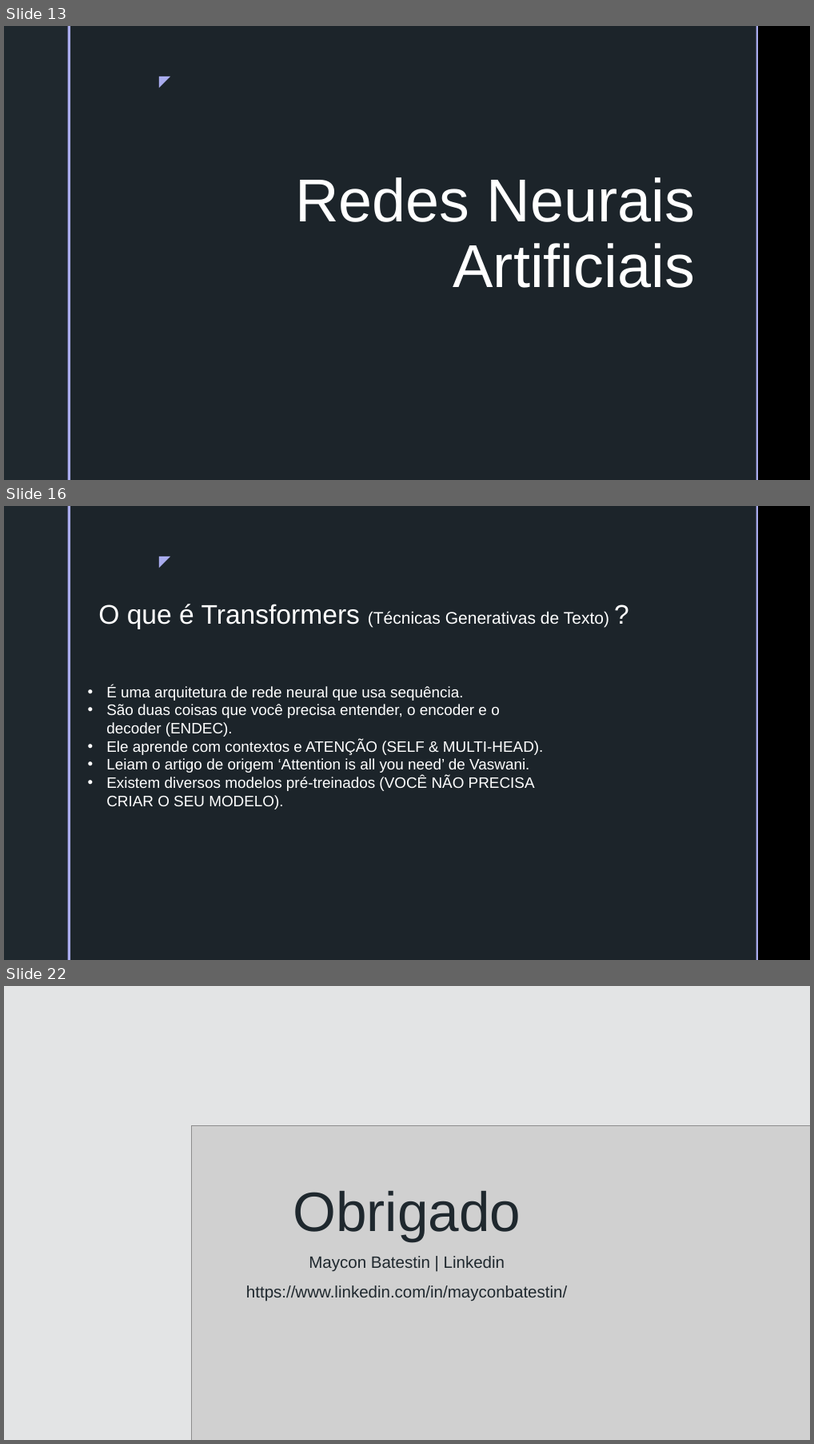
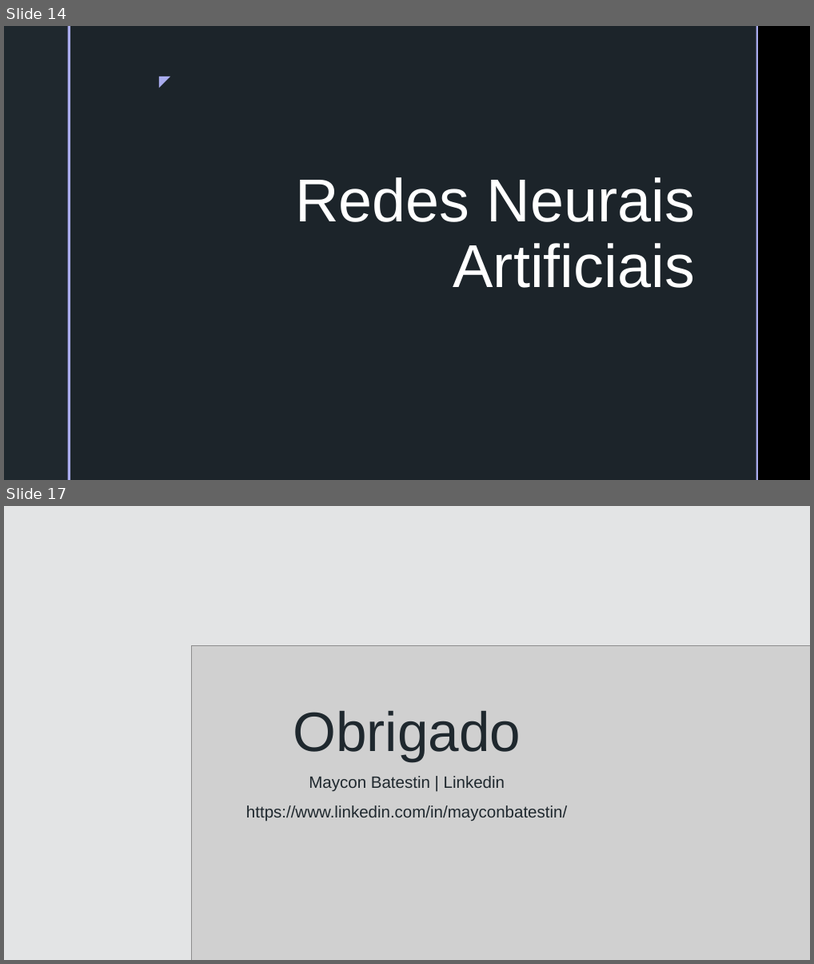
Before and after one commit to batestin1/coding_the_future_dio_redes_neurais, a slide deck: materiais/redes_neurais_dio.pptx. Shown one above the other, each under a label of ours: slides 13, 16 and 22 before the commit, slides 14 and 17 after it; the slides between them are not shown. The pictures are 814x1444 and 814x964 pixels, drawn with LibreOffice and Linux fonts; fonts in the diff are those of the drawing; grey boxes stand for pictures; background and template pictures are left out. Boxes give left, top, right and bottom in pixels: in the first picture for what was removed or moved away, otherwise in the second. Text is boxed around its words. In the diff, an @@ line names an element or a change of style, - is before the commit and + after.

```diff
--- a/materiais/redes_neurais_dio.pptx
+++ b/materiais/redes_neurais_dio.pptx
@@ slide 16 removed at (4, 506, 810, 960), background picture (left out); not listed: 5 template elements that a slide beside it also shows @@
@@ text removed at (98, 604, 610, 629) @@
-O que é Transformers (Técnicas Generativas de Texto) ?
@@ text removed at (106, 685, 544, 809) @@
-• É uma arquitetura de rede neural que usa sequência.
-• São duas coisas que você precisa entender, o encoder e o decoder (ENDEC).
-• Ele aprende com contextos e ATENÇÃO (SELF & MULTI-HEAD).
-• Leiam o artigo de origem ‘Attention is all you need’ de Vaswani.
-• Existem diversos modelos pré-treinados (VOCÊ NÃO PRECISA CRIAR O SEU MODELO).
@@ what was slide 13 is now slide 14 @@
@@ what was slide 22 is now slide 17 @@
```
Also in this commit, not shown: 5 slides changed, 5 slides added, 9 other slides removed, 5 other files.
